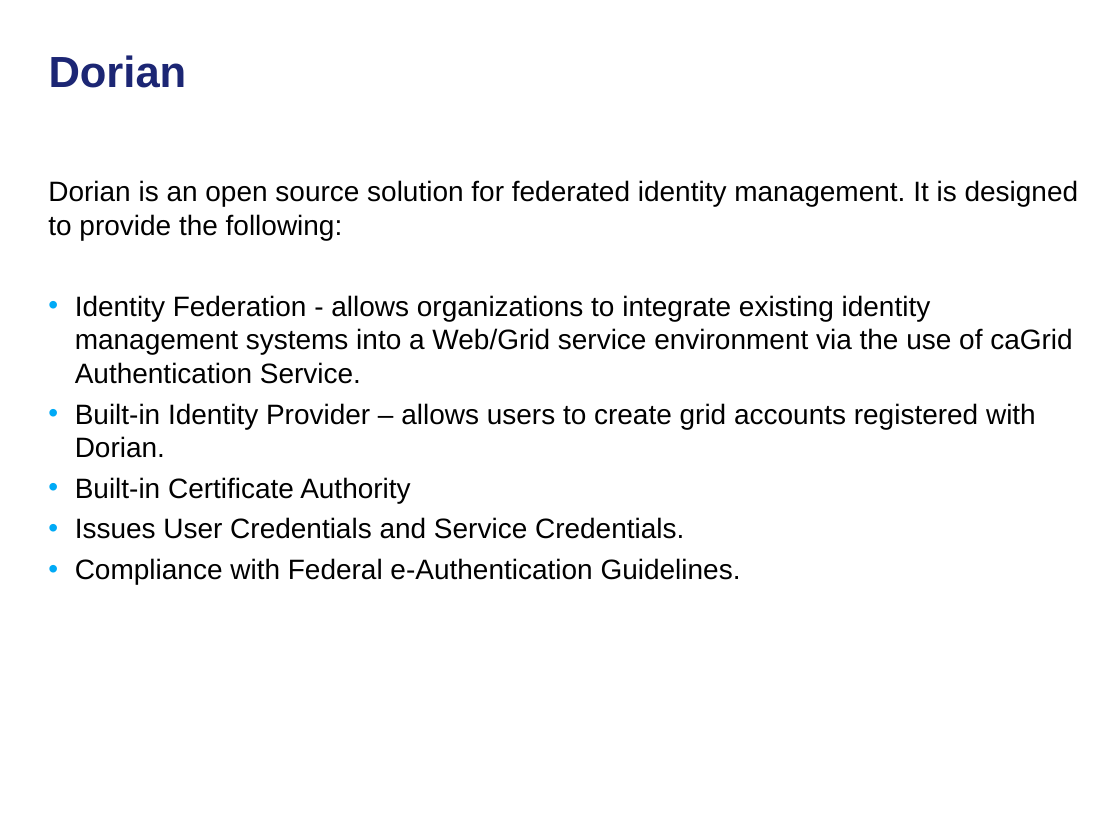
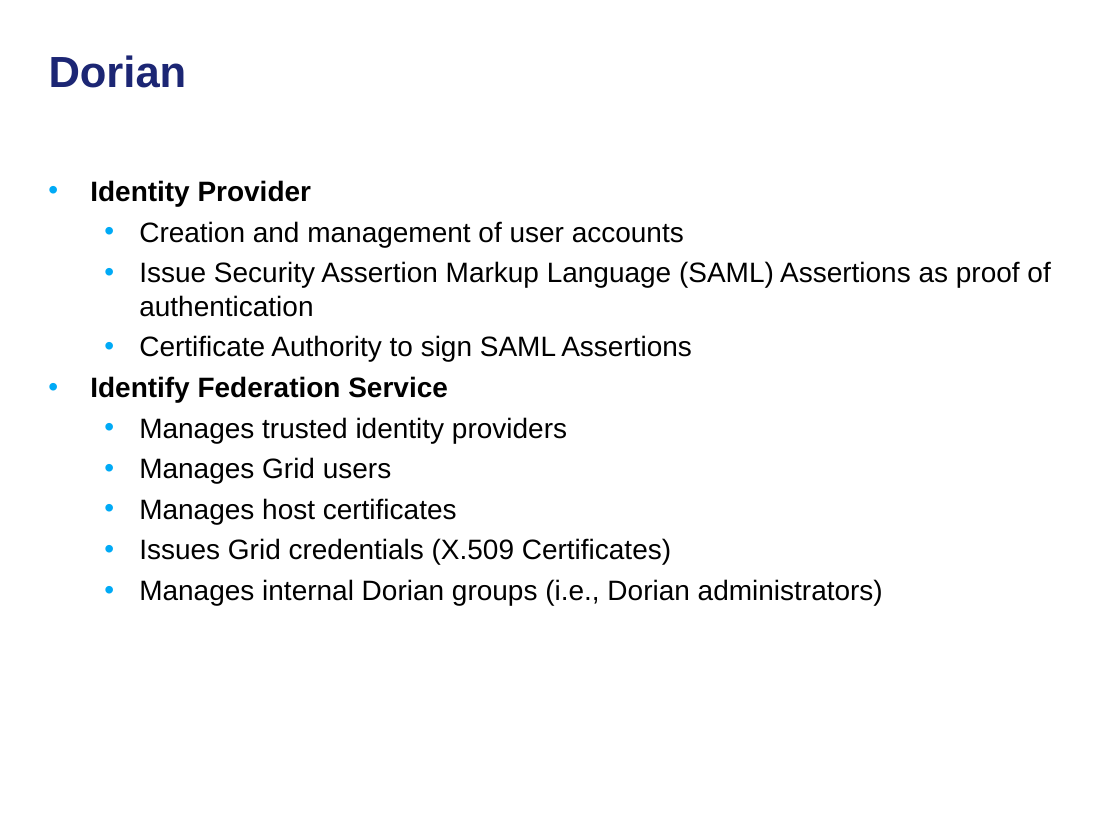
Before and after one commit to NCIP/cagrid-docs, a slide deck: slide 12 of general/meetings/UGM/2010-05-20_caGrid-Trust-Fabric.ppt (slide 7 before the commit). Drawn at 1120x840 pixels with LibreOffice and Linux fonts; fonts in the diff are those of the drawing; background and template pictures are left out. Boxes give left, top, right and bottom in pixels: in the first picture for what was removed or moved away, otherwise in the second. Text is boxed around its words. In the diff, an @@ line names an element or a change of style, - is before the commit and + after.

```diff
--- a/general/meetings/UGM/2010-05-20_caGrid-Trust-Fabric.ppt
+++ b/general/meetings/UGM/2010-05-20_caGrid-Trust-Fabric.ppt
@@ text at box(90, 180, 1050, 605): text changed @@
-Dorian is an open source solution for federated identity management. It is designed to provide the following:
-• Identity Federation - allows organizations to integrate existing identity management systems into a Web/Grid service environment via the use of caGrid Authentication Service.
-• Built-in Identity Provider – allows users to create grid accounts registered with Dorian.
-• Built-in Certificate Authority
-• Issues User Credentials and Service Credentials.
-• Compliance with Federal e-Authentication Guidelines.
+• Identity Provider
+  • Creation and management of user accounts
+  • Issue Security Assertion Markup Language (SAML) Assertions as proof of authentication
+  • Certificate Authority to sign SAML Assertions
+• Identify Federation Service
+  • Manages trusted identity providers
+  • Manages Grid users
+  • Manages host certificates
+  • Issues Grid credentials (X.509 Certificates)
+  • Manages internal Dorian groups (i.e., Dorian administrators)
```
Also in this commit, not shown: 11 other slides changed, 9 slides added, 1 slide removed.
